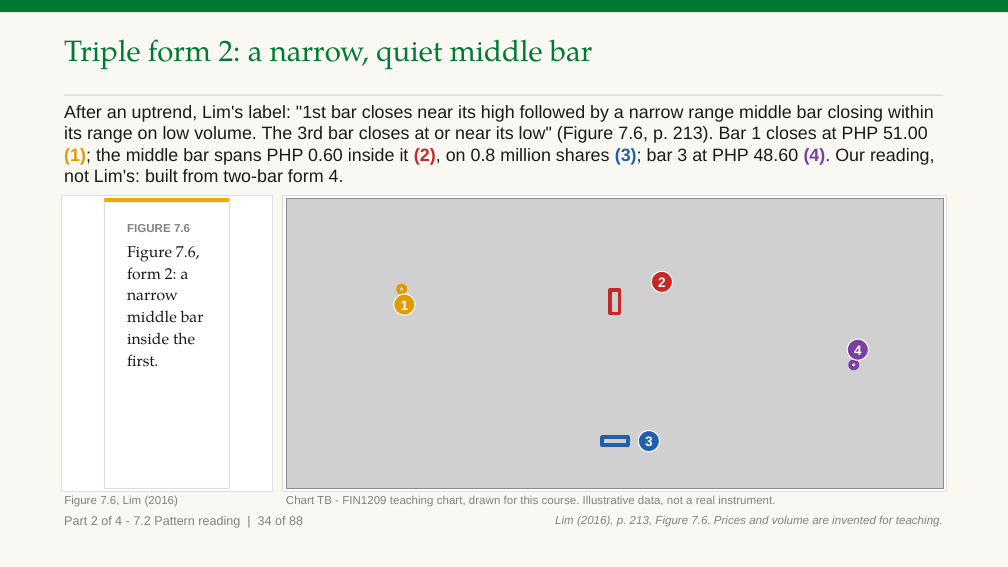
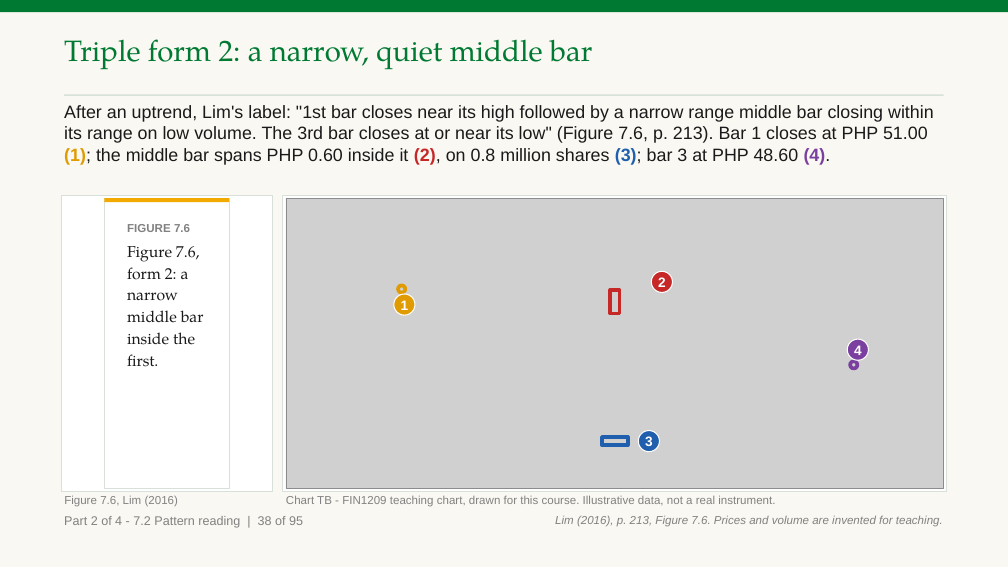
Before and after one commit to benjiesotelo-sudo/Telos_FIN1209, a slide deck: slide 82 of chapter-07/FIN1209-Chapter-07.pptx (slide 78 before the commit). Drawn at 1008x567 pixels with LibreOffice and Linux fonts; fonts in the diff are those of the drawing; grey boxes stand for pictures. Boxes give left, top, right and bottom in pixels: in the first picture for what was removed or moved away, otherwise in the second. Text is boxed around its words. In the diff, an @@ line names an element or a change of style, - is before the commit and + after.

Commit message:
Chapter 7: apply the Parts 3 and 4 student-read findings, the held readings and the Parts 1 and 2 findings
Trend drawn before each reversal chart, Part 3 opener, one gap meaning (window or opening gap), key reversal and inside bar readings, form numbering, Check 27 and 29 rewritten, owner chart fingerprints regenerated (the p2 ones were already stale on main).

```diff
--- a/chapter-07/FIN1209-Chapter-07.pptx
+++ b/chapter-07/FIN1209-Chapter-07.pptx
@@ text at [64, 105, 934, 165]: text changed @@
-After an uptrend, Lim's label: "1st bar closes near its high followed by a narrow range middle bar closing within its range on low volume. The 3rd bar closes at or near its low" (Figure 7.6, p. 213). Bar 1 closes at PHP 51.00 (1); the middle bar spans PHP 0.60 inside it (2), on 0.8 million shares (3); bar 3 at PHP 48.60 (4). Our reading, not Lim's: built from two-bar form 4.
+After an uptrend, Lim's label: "1st bar closes near its high followed by a narrow range middle bar closing within its range on low volume. The 3rd bar closes at or near its low" (Figure 7.6, p. 213). Bar 1 closes at PHP 51.00 (1); the middle bar spans PHP 0.60 inside it (2), on 0.8 million shares (3); bar 3 at PHP 48.60 (4).
@@ text at [64, 516, 303, 528]: text changed @@
-Part 2 of 4 - 7.2 Pattern reading | 34 of 88
+Part 2 of 4 - 7.2 Pattern reading | 38 of 95
```
Also in this commit, not shown: 193 other slides changed, 15 slides added, 4 other files.
